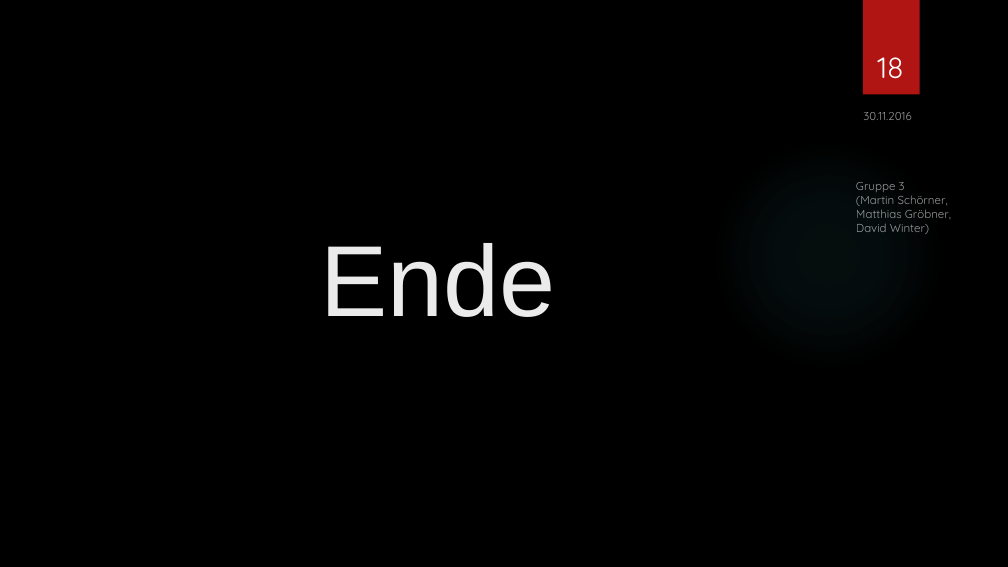
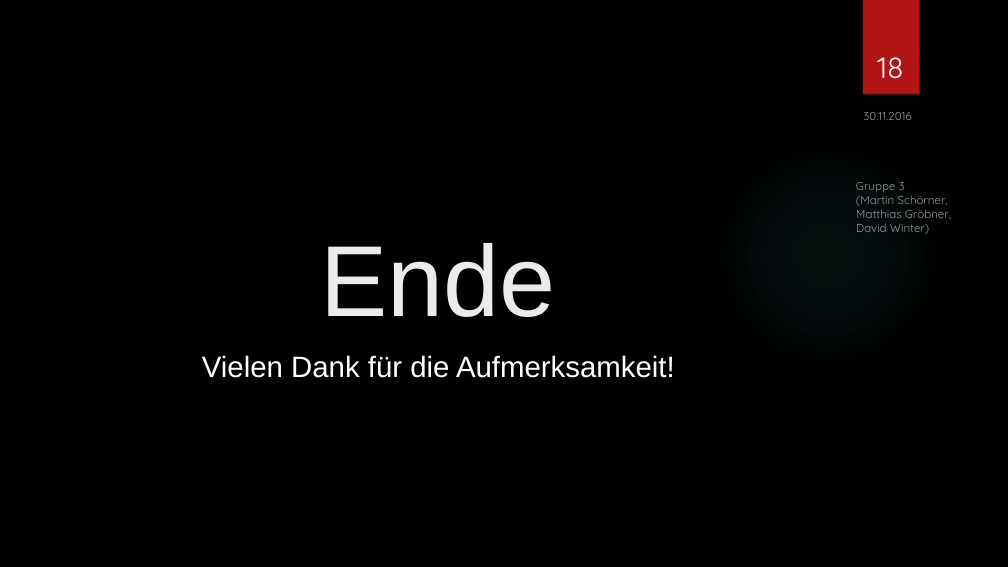
Before and after one commit to SOAS-Uni-Augsburg/ws16-17-group-03, a slide deck: slide 18 of Blatt-06/Präsentation.pptx. Drawn at 1008x567 pixels with LibreOffice and Linux fonts; fonts in the diff are those of the drawing; background and template pictures are left out. Boxes give left, top, right and bottom in pixels: in the first picture for what was removed or moved away, otherwise in the second. Text is boxed around its words. In the diff, an @@ line names an element or a change of style, - is before the commit and + after.

```diff
--- a/Blatt-06/Präsentation.pptx
+++ b/Blatt-06/Präsentation.pptx
@@ text added at <box>202,355,675,378</box>, 28 pt, text #FFFFFF @@
+Vielen Dank für die Aufmerksamkeit!
```
Also in this commit, not shown: 8 other slides changed, 1 slide added, 1 slide removed.
